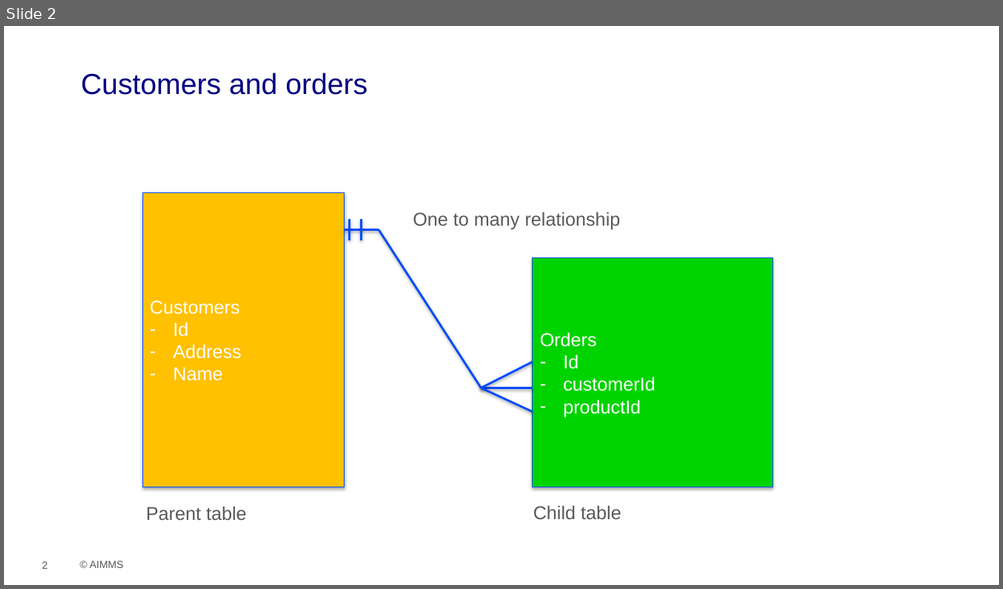
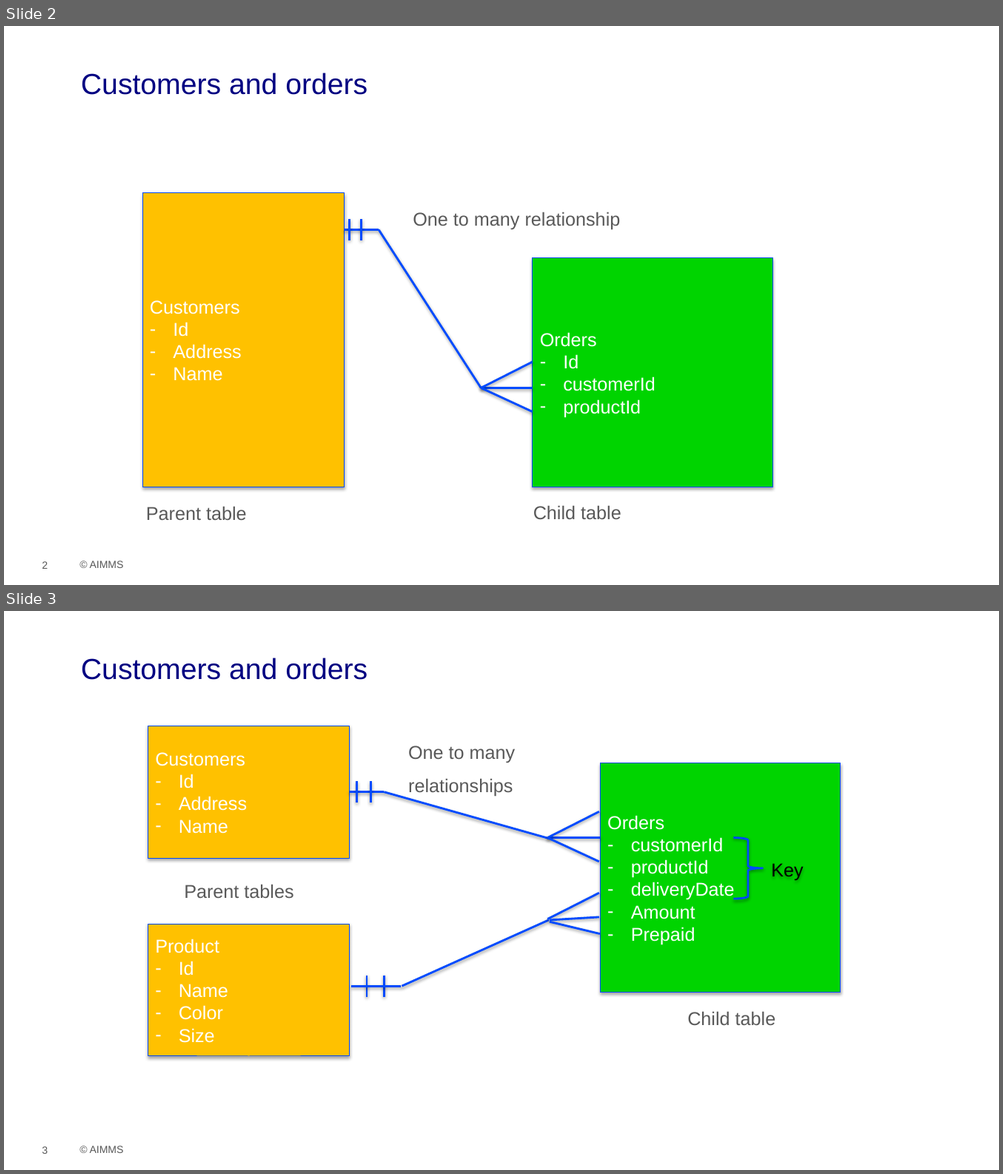
Before and after one commit to aimms/how-to, a slide deck: Articles/343/images/metadata-in-write-to-table.pptx. Shown one above the other, each under a label of ours: slide 2 before the commit, slides 2 and 3 after it. The pictures are 1003x589 and 1003x1174 pixels, drawn with LibreOffice and Linux fonts; fonts in the diff are those of the drawing; background and template pictures are left out. Boxes give left, top, right and bottom in pixels: in the first picture for what was removed or moved away, otherwise in the second. Text is boxed around its words. In the diff, an @@ line names an element or a change of style, - is before the commit and + after.

```diff
--- a/Articles/343/images/metadata-in-write-to-table.pptx
+++ b/Articles/343/images/metadata-in-write-to-table.pptx
@@ slide 3 added at box(4, 611, 999, 1170), background #FFFFFF; not listed: 1 template element that a slide beside it also shows @@
@@ title added at box(81, 658, 367, 680), 28 pt, text #000081 @@
+Customers and orders
@@ rectangle added at box(148, 726, 350, 858), fill #FFC100, outline #0049F9 0.75 pt, 18 pt, text #FFFFFF @@
+Customers
+– Id
+– Address
+– Name
@@ text added at box(408, 746, 515, 796), 18 pt, text #595959 @@
+One to many relationships
@@ rectangle added at box(600, 763, 840, 992), fill #00D400, outline #0049F9 0.75 pt, 18 pt, text #FFFFFF @@
+Orders
+– customerId
+– productId
+– deliveryDate
+– Amount
+– Prepaid
@@ line added from (357, 781) to (357, 803), #004BFF 2 pt @@
@@ line added from (371, 781) to (371, 803), #004BFF 2 pt @@
@@ line added from (350, 792) to (384, 792), #004BFF 2 pt @@
@@ line added from (384, 792) to (549, 839), #004BFF 2 pt @@
@@ line added from (547, 838) to (600, 812), #004BFF 2 pt @@
@@ line added from (547, 838) to (599, 862), #004BFF 2 pt @@
@@ line added from (549, 838) to (600, 838), #004BFF 2 pt @@
@@ right brace added at box(734, 838, 762, 899), outline #004BFF 2 pt @@
@@ text added at box(771, 863, 802, 880), 18 pt, text #000000 @@
+Key
@@ text added at box(184, 884, 293, 898), 18 pt, text #595959 @@
+Parent tables
@@ line added from (547, 919) to (600, 893), #004BFF 2 pt @@
@@ line added from (401, 986) to (549, 920), #004BFF 2 pt @@
@@ line added from (549, 920) to (600, 917), #004BFF 2 pt @@
@@ rectangle added at box(148, 924, 350, 1056), fill #FFC100, outline #0049F9 0.75 pt, 18 pt, text #FFFFFF @@
+Product
+– Id
+– Name
+– Color
+– Size
@@ line added from (549, 922) to (600, 934), #004BFF 2 pt @@
@@ line added from (351, 986) to (401, 986), #004BFF 2 pt @@
@@ line added from (367, 976) to (367, 997), #004BFF 2 pt @@
@@ line added from (384, 976) to (384, 997), #004BFF 2 pt @@
@@ text added at box(687, 1011, 776, 1025), 18 pt, text #595959 @@
+Child table
@@ page number added at box(42, 1147, 48, 1154), 10 pt, text #585858 @@
+3
```
Also in this commit, not shown: 20 other files.
